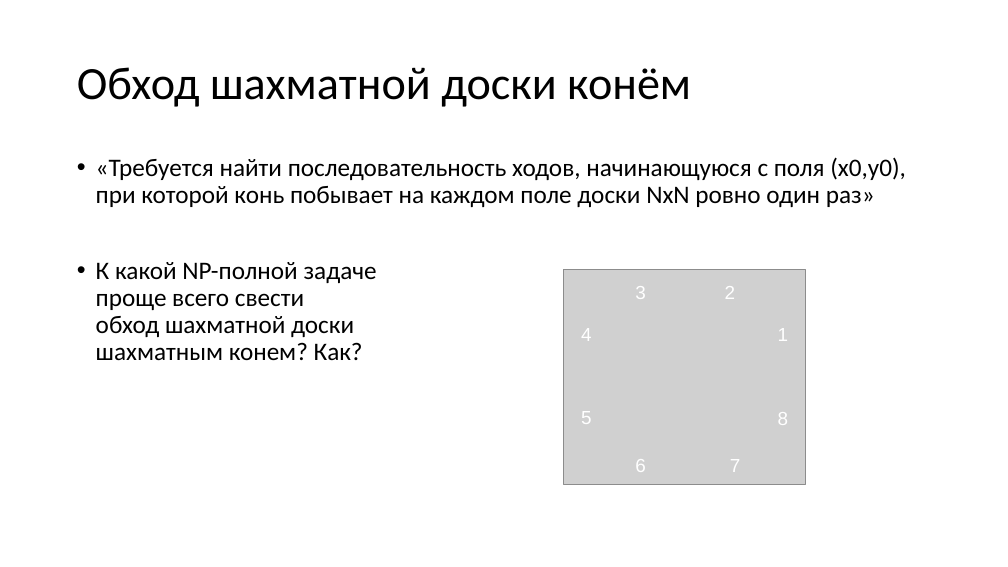
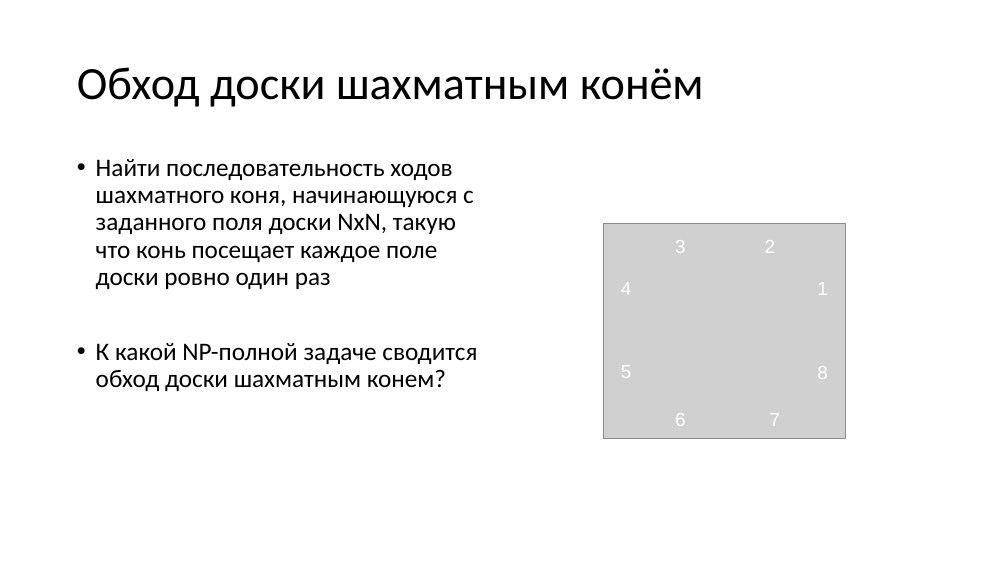
Before and after one commit to Evgueni-Petrov-aka-espetrov/Algorithms-and-Programming-in-C-pptx, a slide deck: slide 14 of 20 Алгоритмы с возвратом.pptx (slide 12 before the commit). Drawn at 1008x567 pixels with LibreOffice and Linux fonts; fonts in the diff are those of the drawing; grey boxes stand for pictures. Boxes give left, top, right and bottom in pixels: in the first picture for what was removed or moved away, otherwise in the second. Text is boxed around its words. In the diff, an @@ line names an element or a change of style, - is before the commit and + after.

Commit message:
сделал в одном стиле обход доски конем и расстановку ферзей

```diff
--- a/20 Алгоритмы с возвратом.pptx
+++ b/20 Алгоритмы с возвратом.pptx
@@ title at (x1=77, y1=67, x2=704, y2=107): text changed @@
-Обход шахматной доски конём
+Обход доски шахматным конём
@@ text at (x1=96, y1=159, x2=477, y2=391): text changed @@
-• «Требуется найти последовательность ходов, начинающуюся с поля (х0,у0), при которой конь побывает на каждом поле доски NxN ровно один раз»
-• К какой NP-полной задаче
-  проще всего свести
-  обход шахматной доски
-  шахматным конем? Как?
+• Найти последовательность ходов шахматного коня, начинающуюся с заданного поля доски NxN, такую что конь посещает каждое поле доски ровно один раз
+• К какой NP-полной задаче сводится обход доски шахматным конем?
@@ 8 texts, 1 picture moved together from (x1=563, y1=270, x2=805, y2=485) to (x1=603, y1=224, x2=845, y2=439) @@
```
Also in this commit, not shown: 21 other slides changed, 12 slides added, 14 slides removed.
